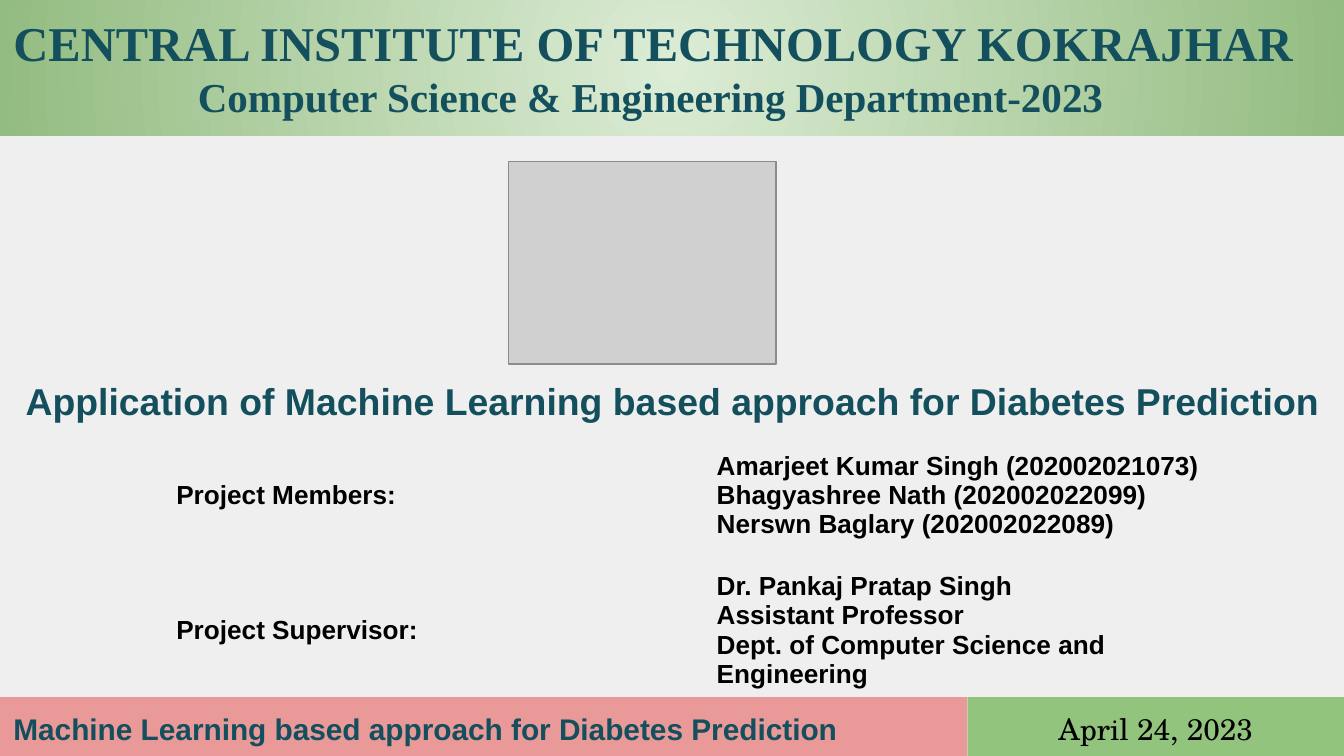
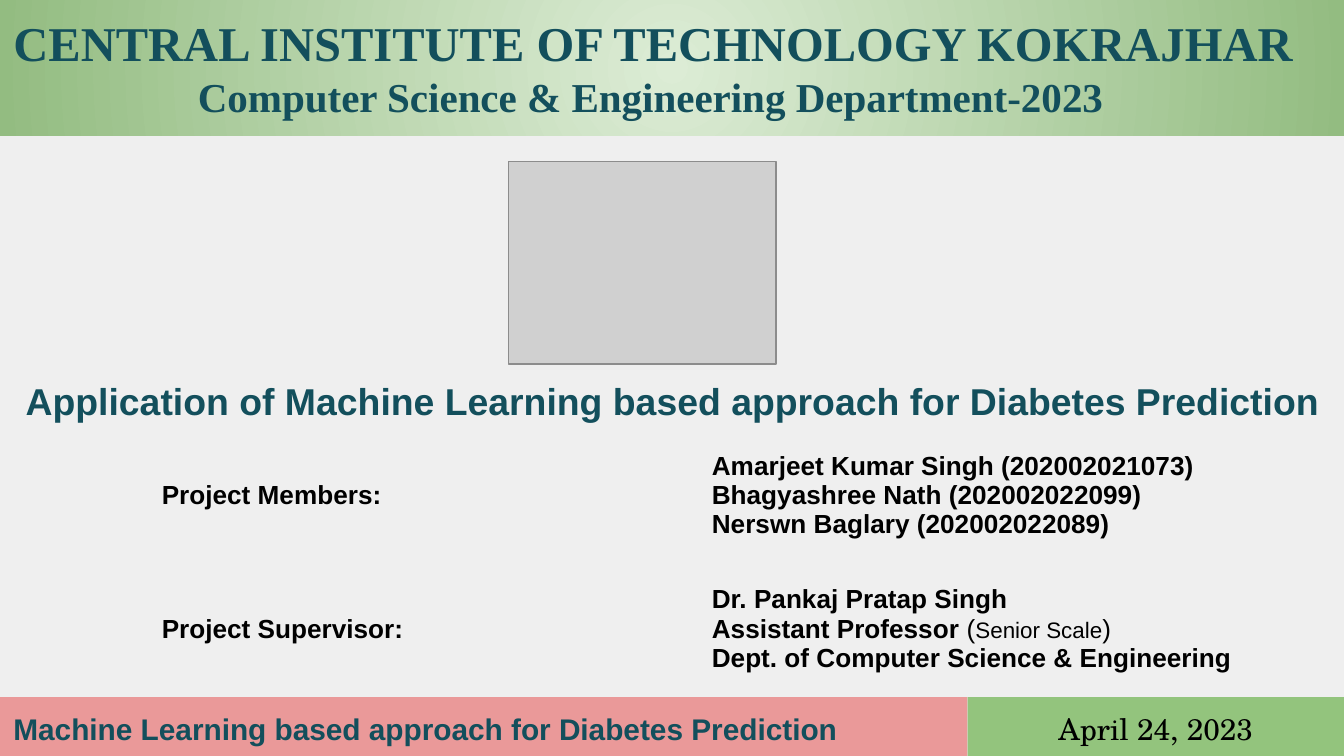
Before and after one commit to Amarjeet2909/Application-of-ML-based-Diabetes-Prediction-model, a slide deck: slide 1 of Progress Presentation_Amarjeet.pptx. Drawn at 1344x756 pixels with LibreOffice and Linux fonts; fonts in the diff are those of the drawing; grey boxes stand for pictures. Boxes give left, top, right and bottom in pixels: in the first picture for what was removed or moved away, otherwise in the second. Text is boxed around its words. In the diff, an @@ line names an element or a change of style, - is before the commit and + after.

```diff
--- a/Progress Presentation_Amarjeet.pptx
+++ b/Progress Presentation_Amarjeet.pptx
@@ table at [148, 430, 1247, 698] @@
-row 2, column 2: Dr. Pankaj Pratap Singh / Assistant Professor Dept. of Computer Science and Engineering
+row 2, column 2: Dr. Pankaj Pratap Singh / Assistant Professor (Senior Scale) Dept. of Computer Science & Engineering
@@ table: place and size @@
-table at [163, 430, 1243, 700]
+table at [148, 430, 1247, 698]
```
Also in this commit, not shown: 5 other slides changed, 3 slides added, 1 other file.
